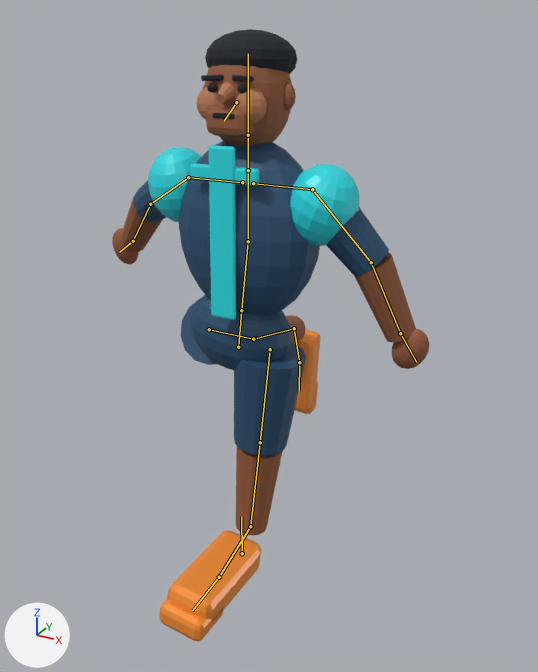
The Blender file src/assets/3d/kicklab-direction-c-athlete/v1/kicklab-direction-c-athlete.blend as it was, and as the next commit left it.
Rendered twice from a camera (50 mm lens) standing at (1.25, -2.04, 2.0) and looking at (0.01, 0.21, 0.88). Lighting does not change. The marker at lower left points along +X, +Y and +Z. The older version comes first. Both versions are drawn at frame 1 of the action 'FollowThrough'; the numbers are the values there. The bones that bend it are drawn over the model as lines.

Names of what the first picture shows: 'AthleteSurface'.
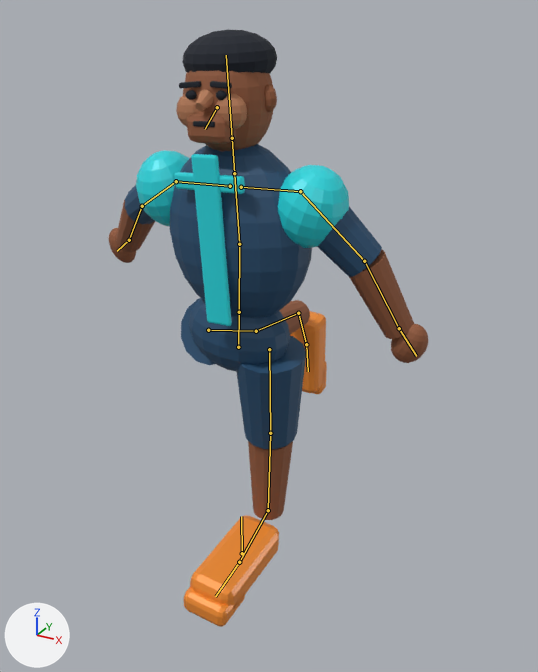
The change in detail:
Bone 'Hips' (bone_hips) turns from (-1, 0, -6) to (5, 0, -5) degrees about its own x, y and z.
Bone 'UpperLeg.L' (bone_upperleg_l) turns from (0, 0, 0) to (5, 0, 0) degrees about its own x, y and z.
Bone 'LowerLeg.L' (bone_lowerleg_l) turns from (0, 0, 0) to (-3, 0, 0) degrees about its own x, y and z.
Bone 'Foot.L' (bone_foot_l) turns from (0, 0, 0) to (-1, 0, 0) degrees about its own x, y and z.

Where the change shows, as pixel boxes [x1, y1, x2, y2] in the pictures (538 x 672 px):
'AthleteSurface', posed: before [112, 29, 429, 642]; after [109, 29, 428, 627]
bone 'Hips', root to tip: before (238, 347) to (241, 310); after (238, 347) to (239, 312)
bone 'UpperLeg.L', root to tip: before (270, 349) to (260, 442); after (269, 349) to (270, 433)
bone 'LowerLeg.L', root to tip: before (260, 442) to (250, 526); after (270, 433) to (268, 510)
bone 'Foot.L', root to tip: before (250, 526) to (219, 577); after (268, 510) to (239, 562)
